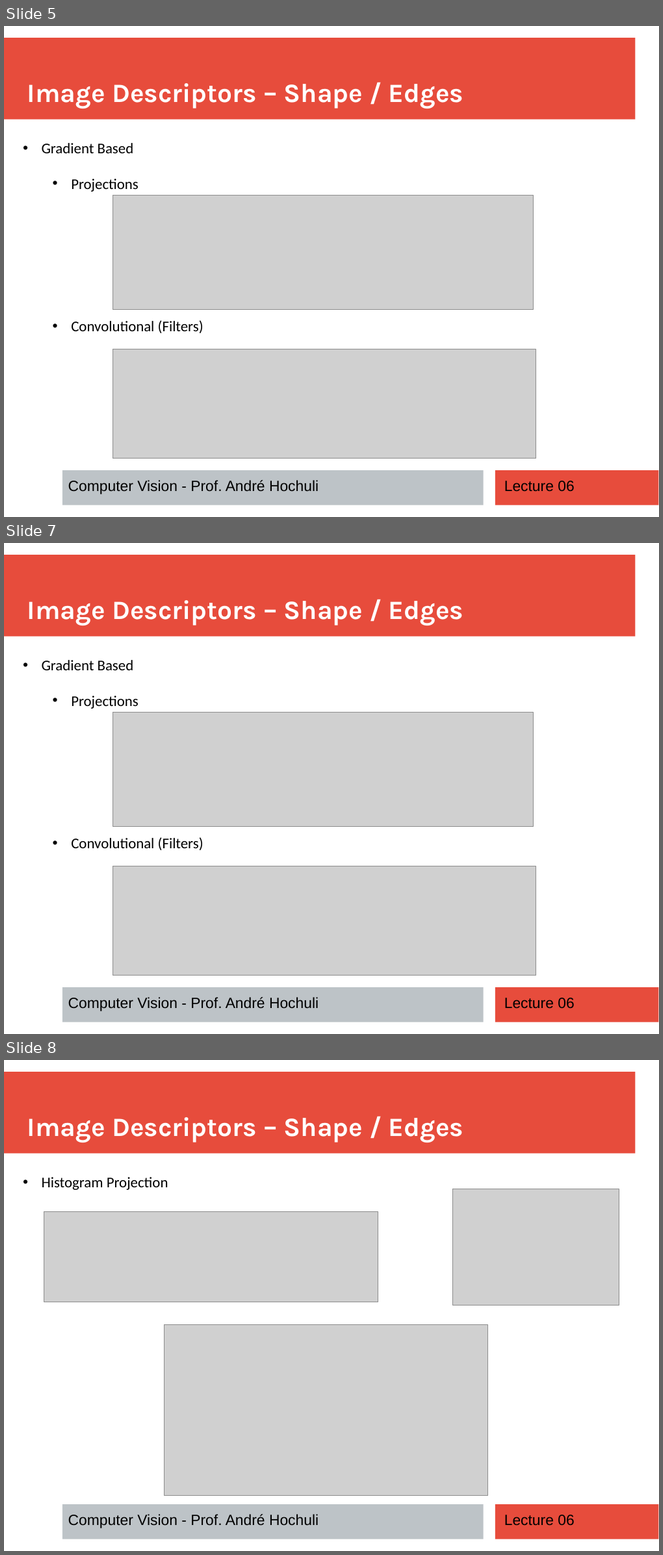
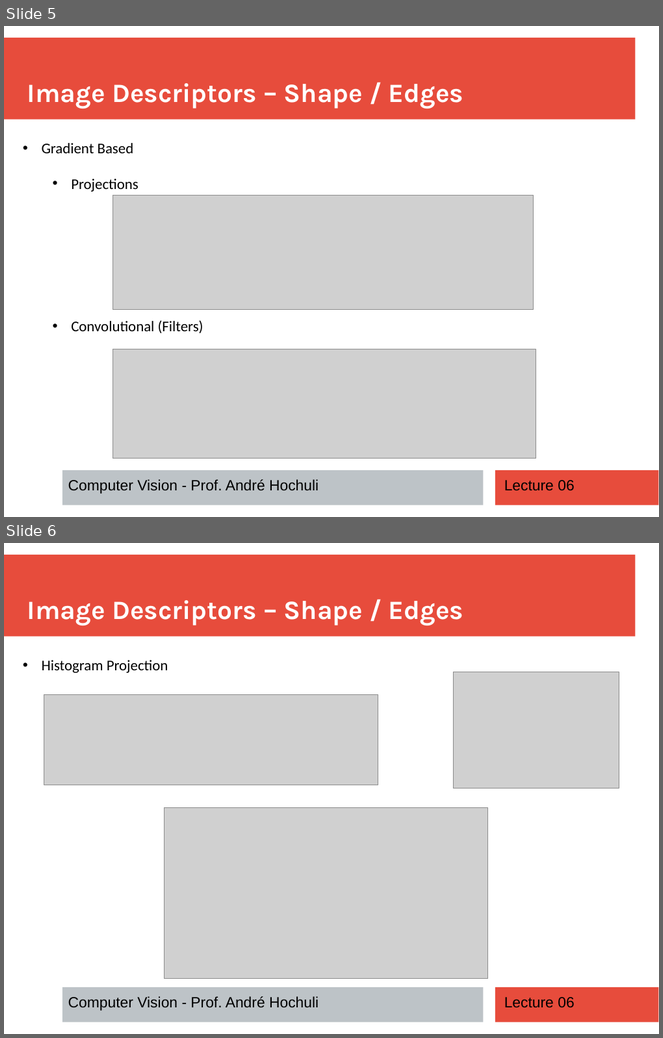
Before and after one commit to andrehochuli/teaching, a slide deck: ComputerVision/Lecture 06 - Image Descriptors/Lecture 06 - Image Descriptors.pptx. Shown one above the other, each under a label of ours: slides 5, 7 and 8 before the commit, slides 5 and 6 after it; the slides between them are not shown. The pictures are 663x1555 and 663x1038 pixels, drawn with LibreOffice and Linux fonts; fonts in the diff are those of the drawing; grey boxes stand for pictures. Boxes give left, top, right and bottom in pixels: in the first picture for what was removed or moved away, otherwise in the second. Text is boxed around its words. In the diff, an @@ line names an element or a change of style, - is before the commit and + after.

```diff
--- a/ComputerVision/Lecture 06 - Image Descriptors/Lecture 06 - Image Descriptors.pptx
+++ b/ComputerVision/Lecture 06 - Image Descriptors/Lecture 06 - Image Descriptors.pptx
@@ slide 7 removed at [4,543,659,1034], background #FFFFFF; not listed: 3 template elements that a slide beside it also shows @@
@@ text removed at [27,600,464,626] @@
-Image Descriptors – Shape / Edges
@@ text removed at [42,660,204,850] @@
-• Gradient Based
-  • Projections
-  • Convolutional (Filters)
@@ picture removed at [113,713,534,826] @@
@@ picture removed at [113,867,537,976] @@
@@ text removed at [68,997,319,1012] @@
-Computer Vision - Prof. André Hochuli
@@ text removed at [504,998,574,1009] @@
-Lecture 06
@@ what was slide 8 is now slide 6 @@
```
Also in this commit, not shown: 1 slide changed, 1 other slide removed, 3 other files.
